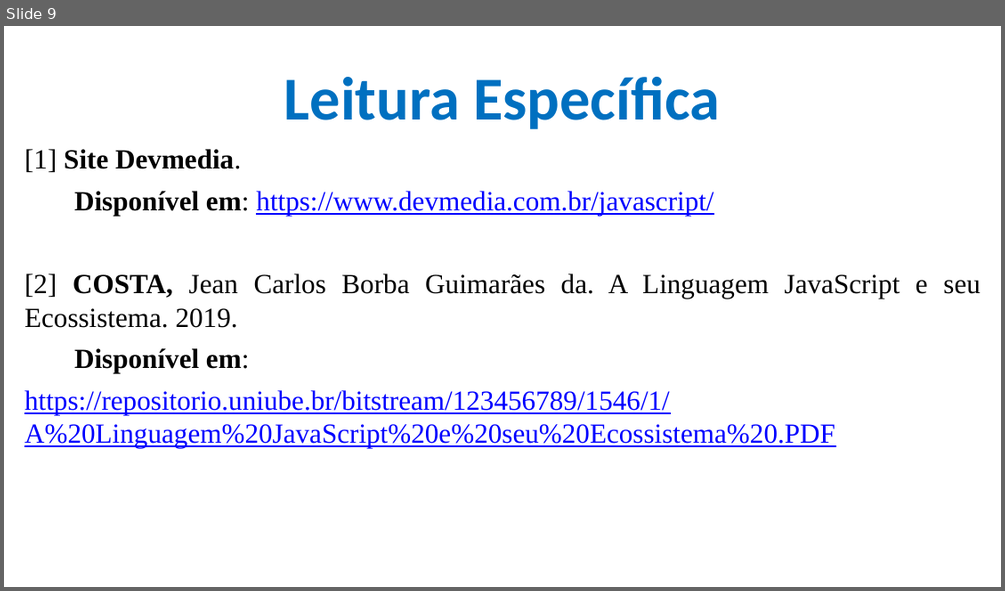
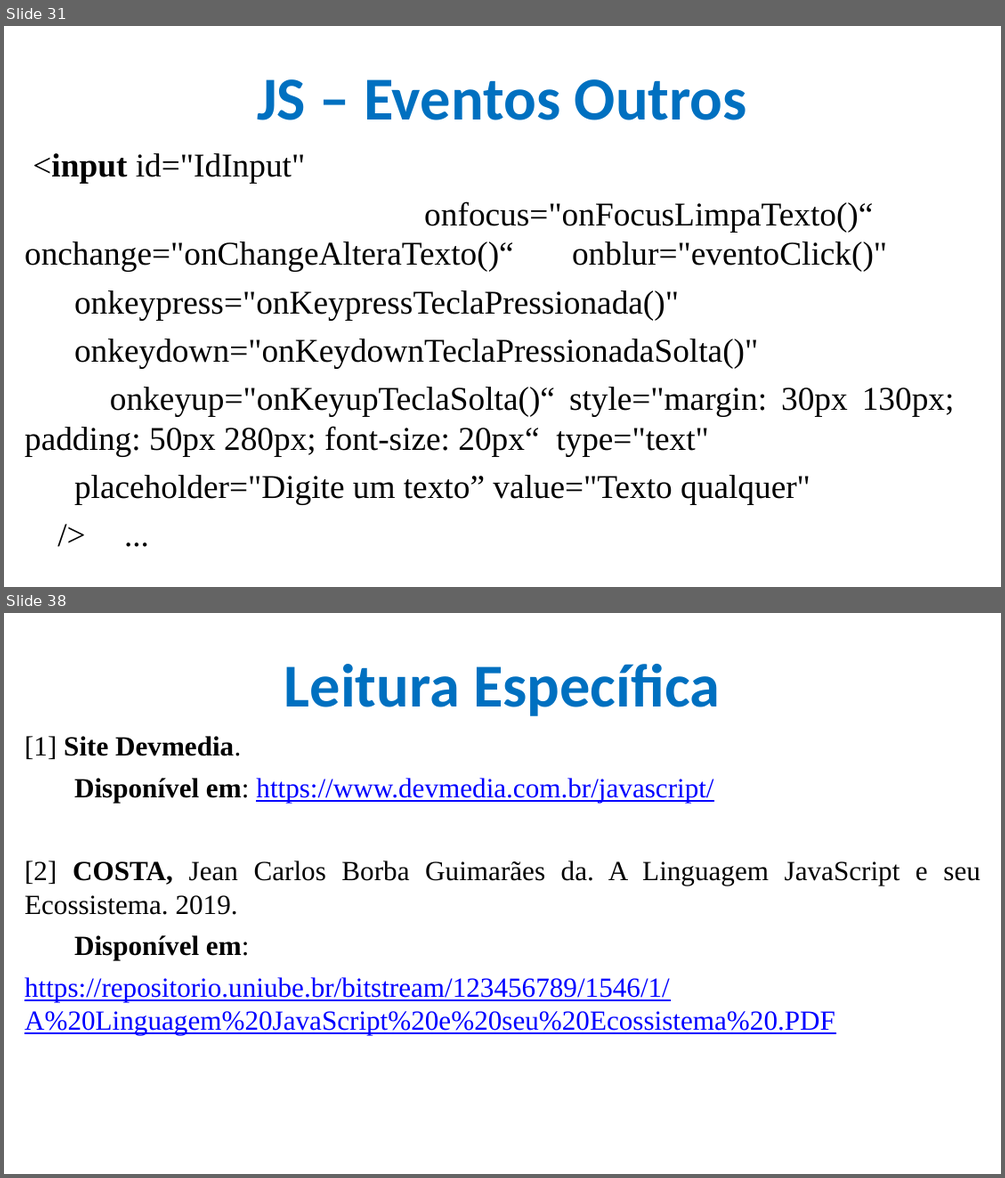
Before and after one commit to CloudEducationBrazil/WydenDesenvolvimentoWebPHP, a slide deck: 01 Classes/Aula 09 Desenvolvimento Web PHP - JS.pptx. Shown one above the other, each under a label of ours: slide 9 before the commit, slides 31 and 38 after it; the slides between them are not shown. The pictures are 1005x591 and 1005x1178 pixels, drawn with LibreOffice and Linux fonts; fonts in the diff are those of the drawing; background and template pictures are left out. Boxes give left, top, right and bottom in pixels: in the first picture for what was removed or moved away, otherwise in the second. Text is boxed around its words. In the diff, an @@ line names an element or a change of style, - is before the commit and + after.

```diff
--- a/01 Classes/Aula 09 Desenvolvimento Web PHP - JS.pptx
+++ b/01 Classes/Aula 09 Desenvolvimento Web PHP - JS.pptx
@@ slide 31 added at bbox=[4, 26, 1001, 587], background picture (left out) @@
@@ title added at bbox=[257, 79, 747, 120], 44 pt, text #0070C0, bold @@
+JS – Eventos Outros
@@ text added at bbox=[24, 153, 955, 504], 24 pt, text #000000 @@
+<input id="IdInput"
+onfocus="onFocusLimpaTexto()“ onchange="onChangeAlteraTexto()“ onblur="eventoClick()"
+onkeypress="onKeypressTeclaPressionada()"
+onkeydown="onKeydownTeclaPressionadaSolta()"
+onkeyup="onKeyupTeclaSolta()“ style="margin: 30px 130px; padding: 50px 280px; font-size: 20px“ type="text"
+placeholder="Digite um texto” value="Texto qualquer"
+/> ...
@@ what was slide 9 is now slide 38 @@
```
Also in this commit, not shown: 3 slides changed, 28 other slides added.
